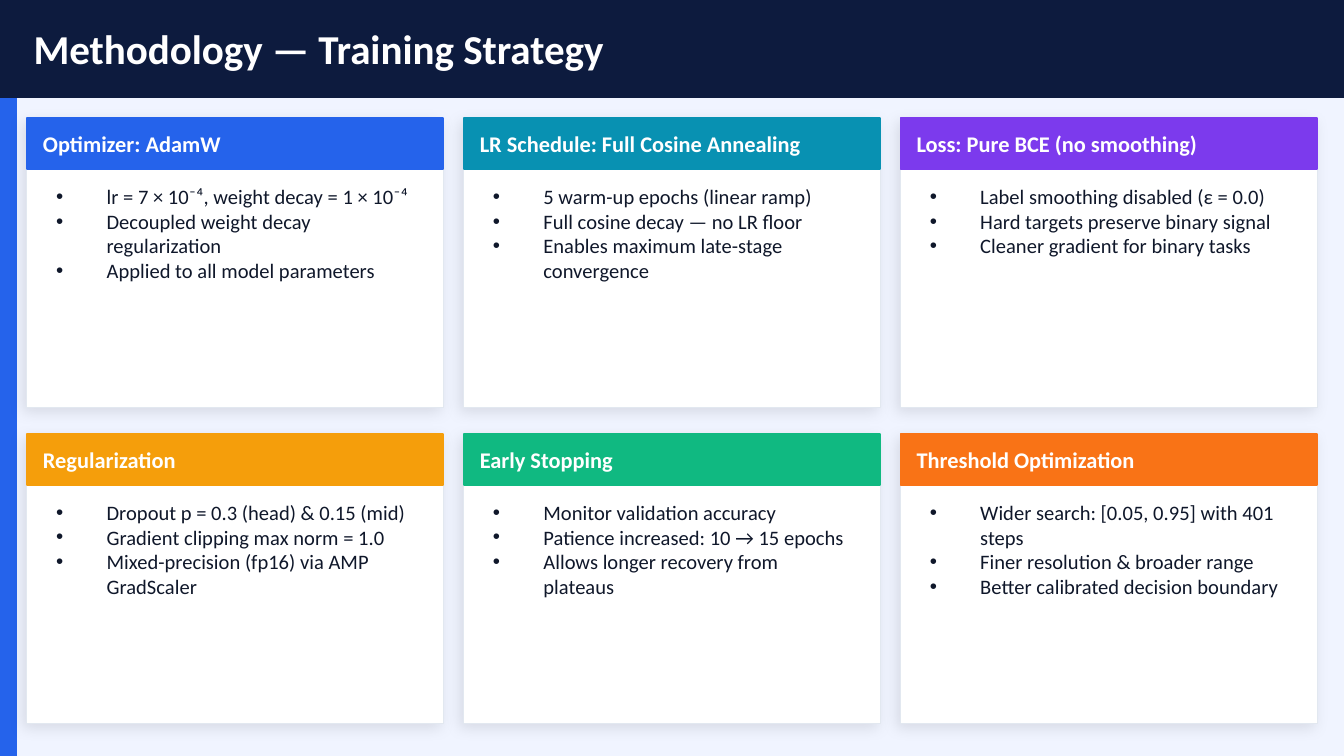
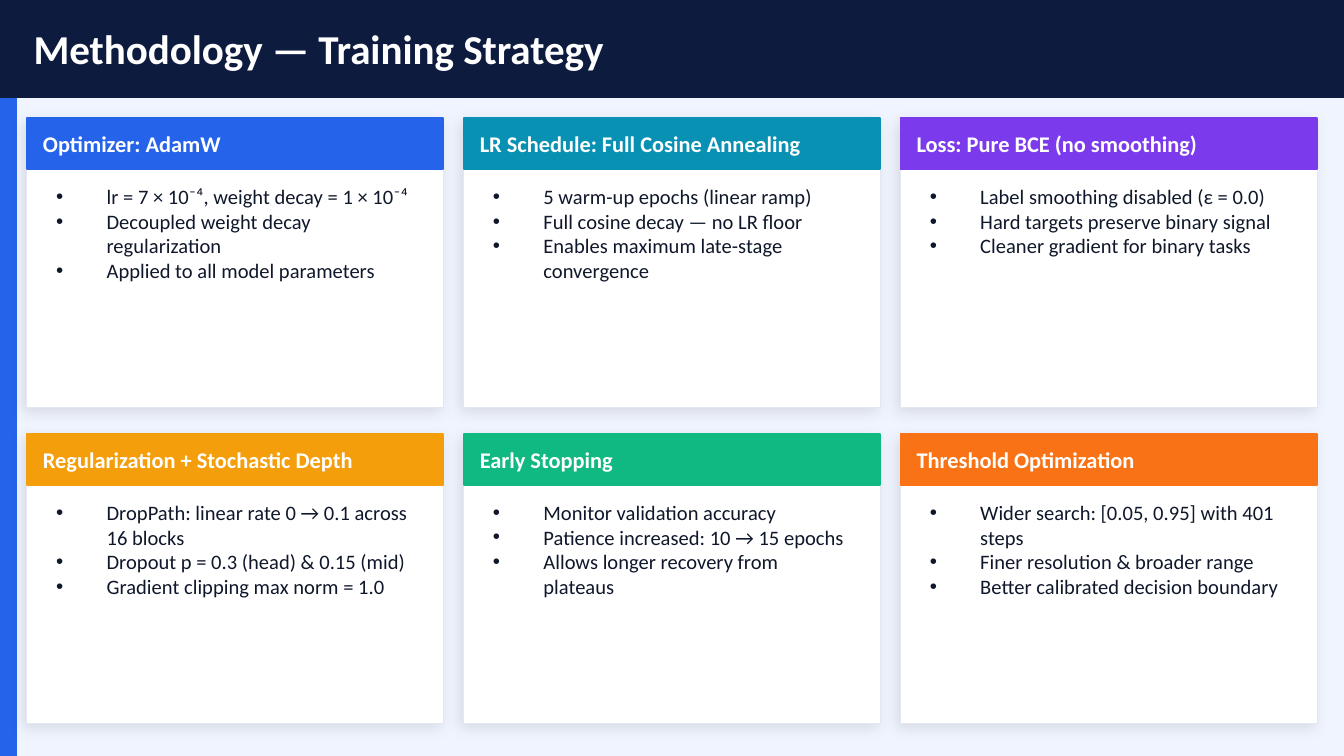
Before and after one commit to lochansurya/CS5480-DL-Kaggle-Competition-2026, a slide deck: slide 6 of presentation/ImagesBinaryClassification.pptx. Drawn at 1344x756 pixels with LibreOffice and Linux fonts; fonts in the diff are those of the drawing. Boxes give left, top, right and bottom in pixels: in the first picture for what was removed or moved away, otherwise in the second. Text is boxed around its words. In the diff, an @@ line names an element or a change of style, - is before the commit and + after.

Commit message:
add stochastic depth; score: 0.759102;

```diff
--- a/presentation/ImagesBinaryClassification.pptx
+++ b/presentation/ImagesBinaryClassification.pptx
@@ text at [43, 452, 353, 472]: text changed @@
-Regularization
+Regularization + Stochastic Depth
@@ text at [107, 505, 407, 545]: paragraph added @@
+• DropPath: linear rate 0 → 0.1 across 16 blocks
@@ text at [107, 554, 369, 594]: paragraph removed @@
-• Mixed-precision (fp16) via AMP GradScaler
```
Also in this commit, not shown: 7 other slides changed.
